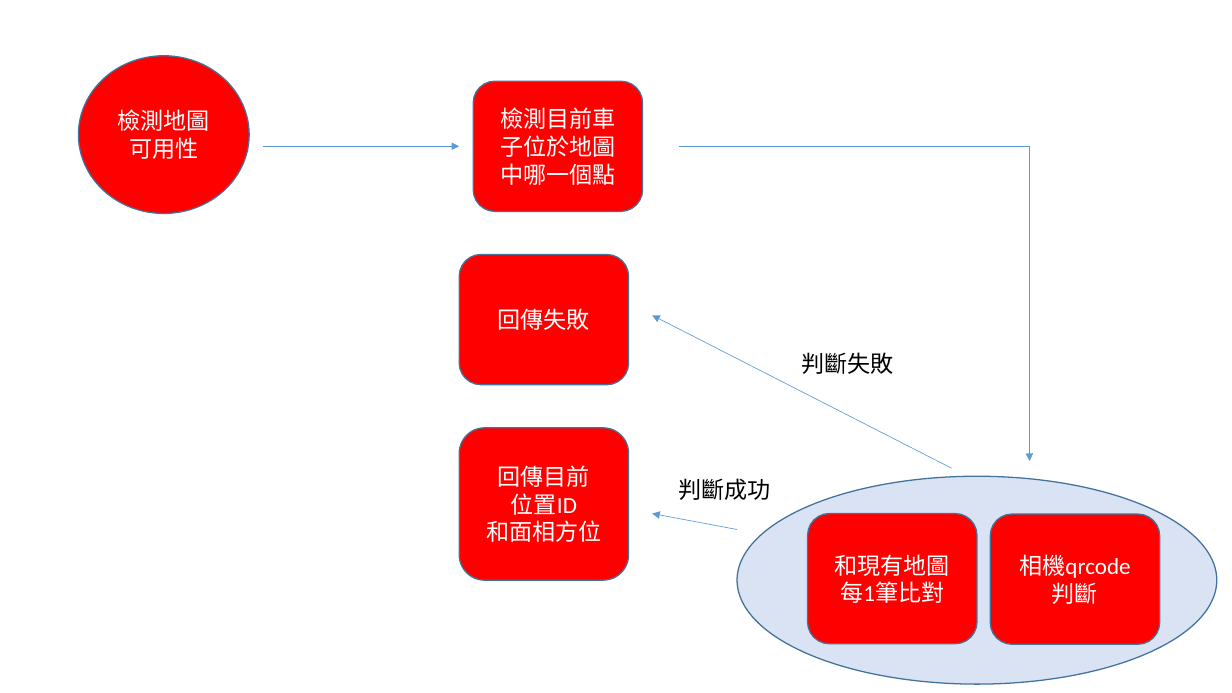
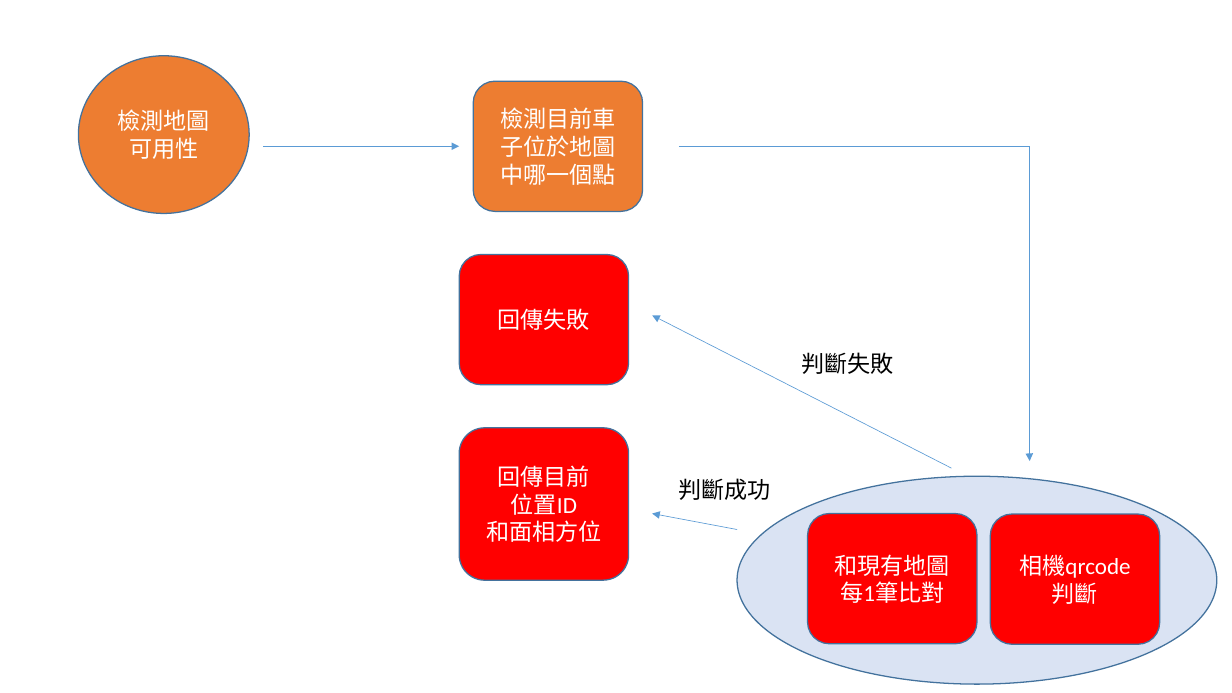
Before and after one commit to mskhrk/nttu_smartCar, a slide deck: slide 18 of document/運作流程圖.pptx (slide 15 before the commit). Drawn at 1232x693 pixels with LibreOffice and Linux fonts; fonts in the diff are those of the drawing. Boxes give left, top, right and bottom in pixels: in the first picture for what was removed or moved away, otherwise in the second. Text is boxed around its words. In the diff, an @@ line names an element or a change of style, - is before the commit and + after.

```diff
--- a/document/運作流程圖.pptx
+++ b/document/運作流程圖.pptx
@@ ellipse "檢測地圖可用性" at [79,55,250,213]: fill #FF0000 to #ED7D31 @@
@@ rounded rectangle "檢測目前車子位於地圖中哪一個點" at [473,81,642,212]: fill #FF0000 to #ED7D31 @@
```
Also in this commit, not shown: 4 other slides changed, 4 slides added, 1 slide removed, 6 other files.
